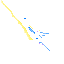
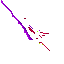
Revision of a layered 64px x 64px image; what changed, layer by layer:
painted on "exe_lilac_mpbl.png" over [left=1, top=0, right=50, bottom=51]
